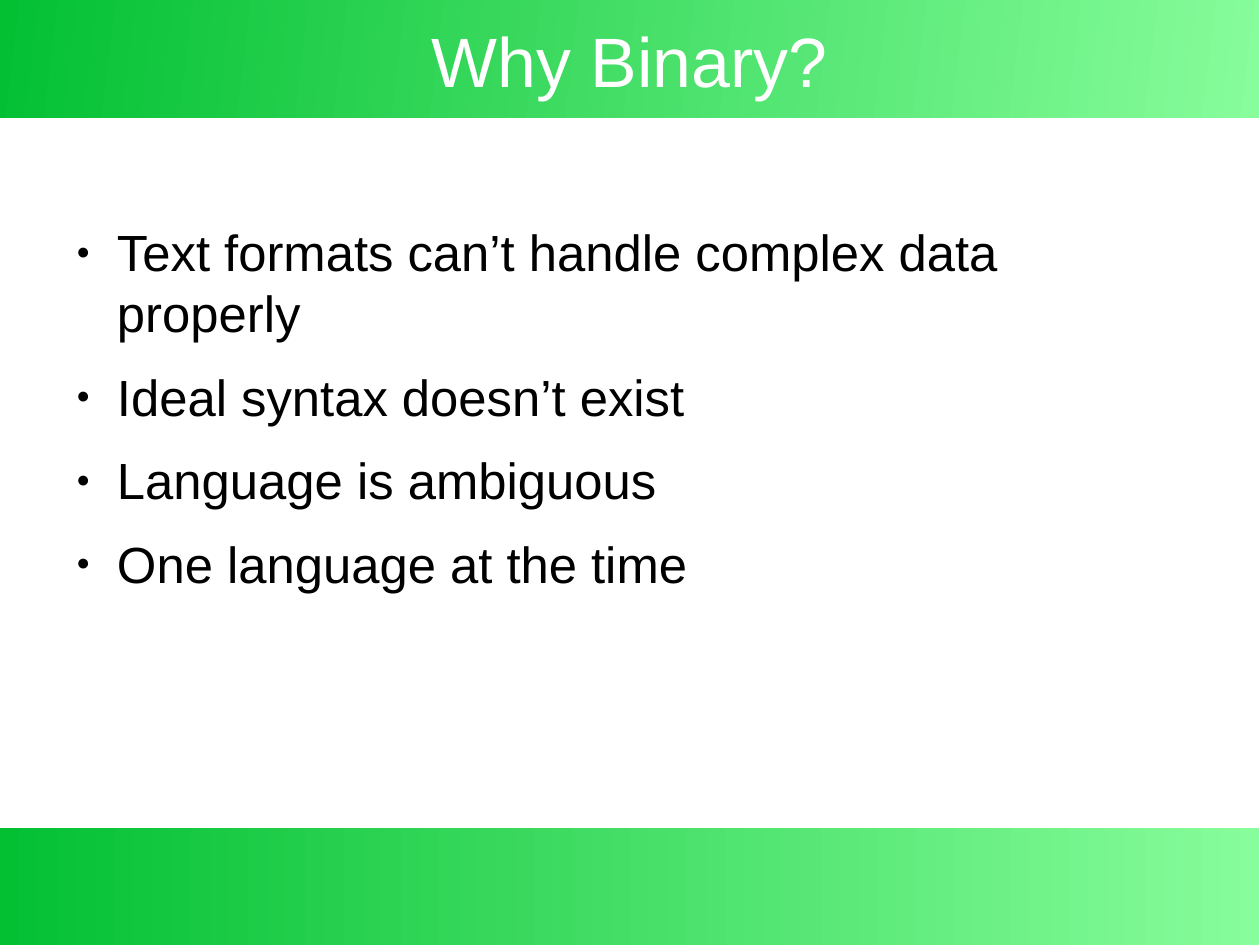
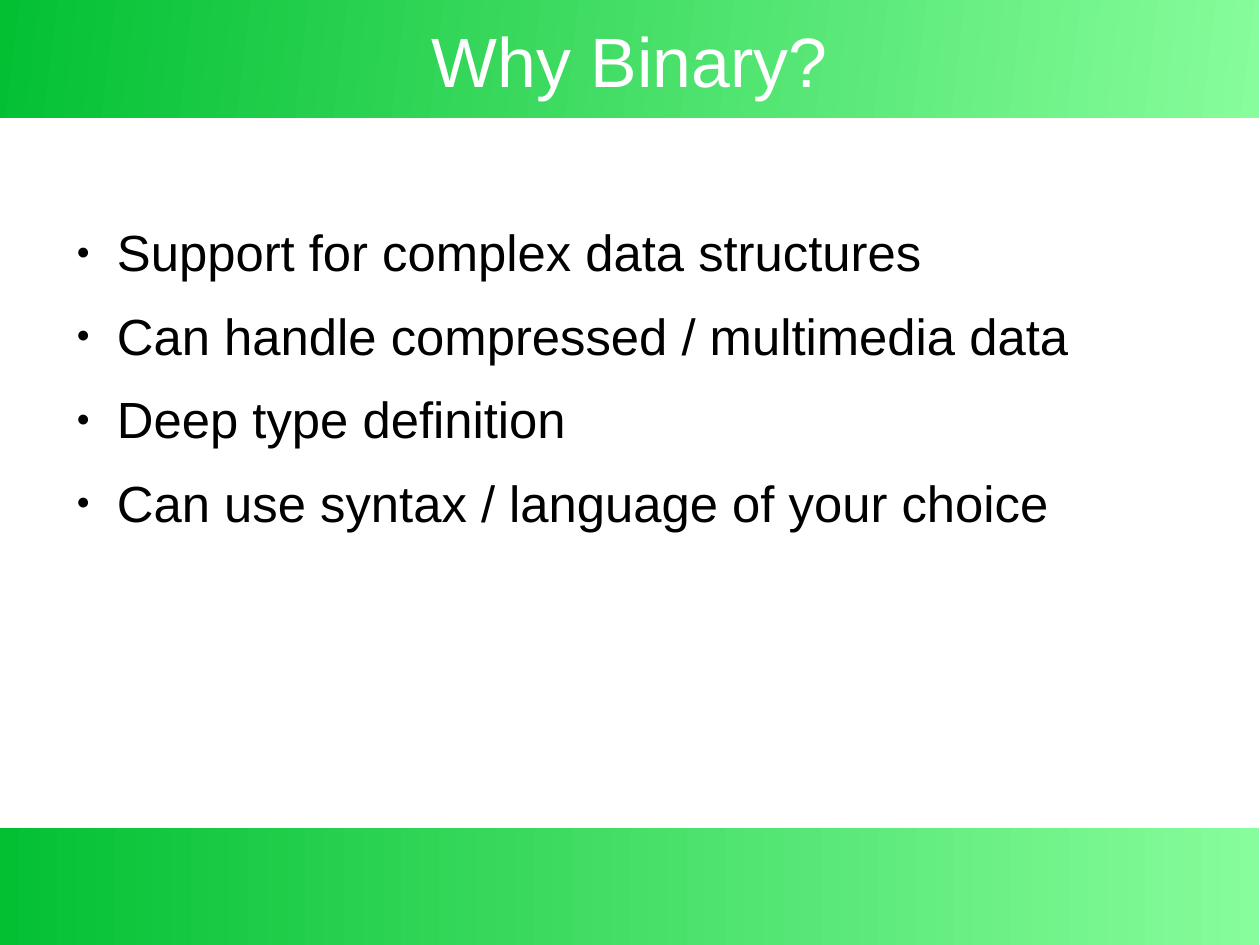
Before and after one commit to exbin/exbin-doc, a slide deck: slide 4 of presentation/exbin-overview.odp. Drawn at 1260x945 pixels with LibreOffice and Linux fonts; fonts in the diff are those of the drawing. Boxes give left, top, right and bottom in pixels: in the first picture for what was removed or moved away, otherwise in the second. Text is boxed around its words. In the diff, an @@ line names an element or a change of style, - is before the commit and + after.

```diff
--- a/presentation/exbin-overview.odp
+++ b/presentation/exbin-overview.odp
@@ text at (117,234,1068,532): text changed @@
-● Text formats can’t handle complex data properly
-● Ideal syntax doesn’t exist
-● Language is ambiguous
-● One language at the time
+● Support for complex data structures
+● Can handle compressed / multimedia data
+● Deep type definition
+● Can use syntax / language of your choice
```
Also in this commit, not shown: 4 other slides changed, 8 slides added, 1 slide removed, 2 other files.
